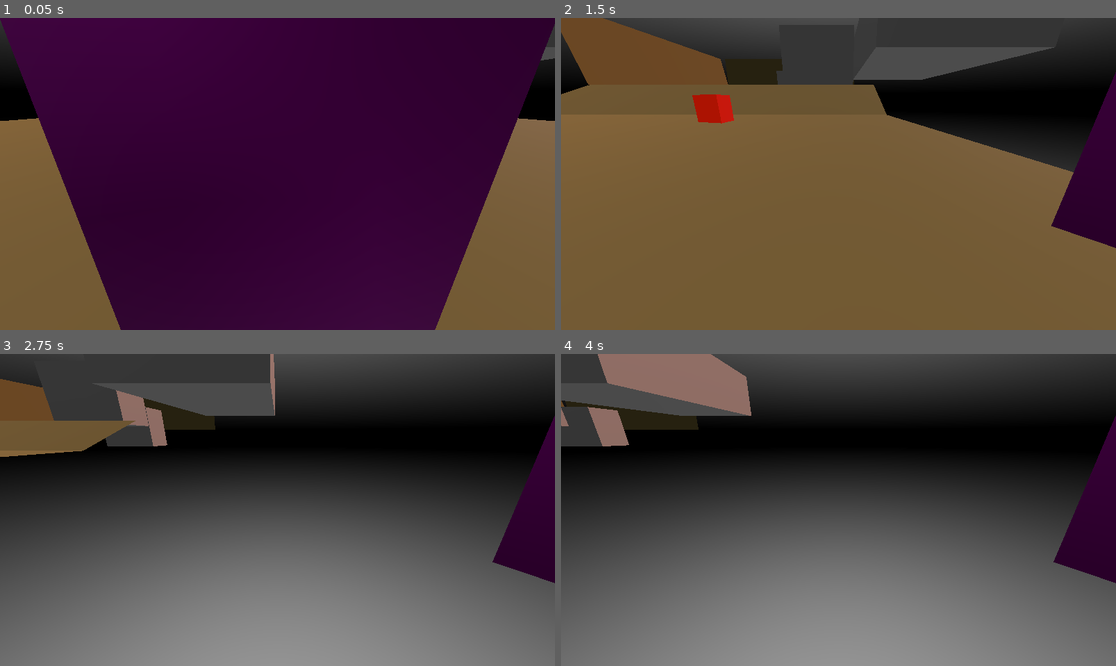
Above: before the commit, frames 1-4 (two rows, left to right).
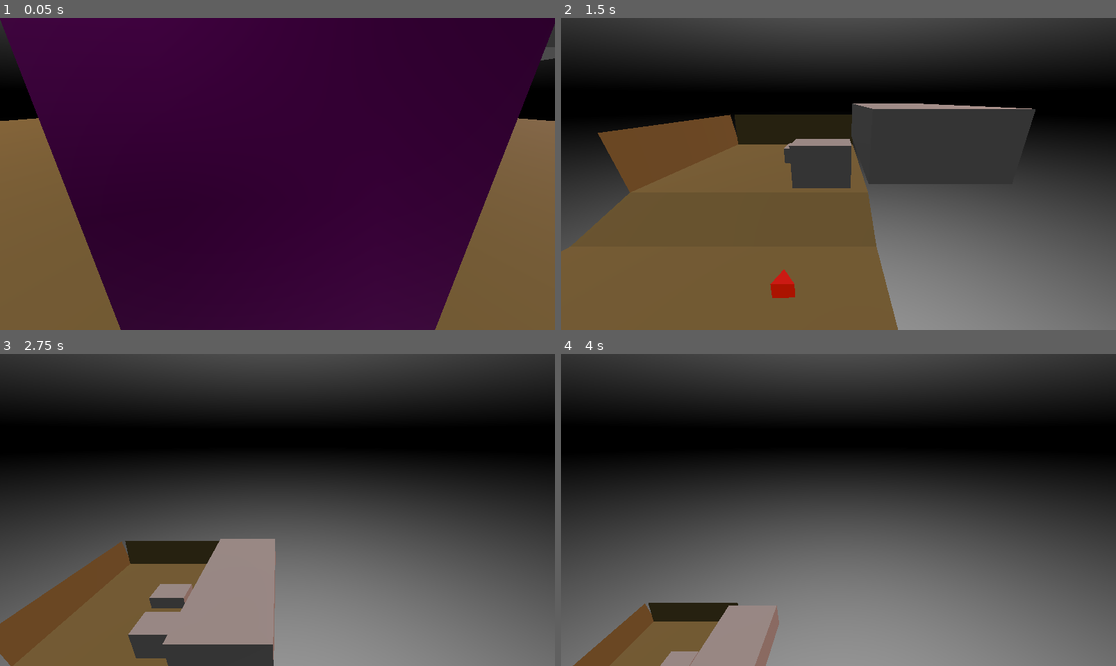
Above: after the commit, the same moments.

Repository: tom-mcgreal11/godot-testing
Game: Godot game, scene res://assets/node_3d.tscn
Same seed, same stepped clock (60 frames per second), same inputs: the game is played once before the commit and once after it.
Inputs (mouse positions are in pixels of both pictures, inside the frame that each line leads up to):
- Up to frame 1 (0.05 s): no input
- Up to frame 2 (1.5 s): move the mouse to (960, 158) at 0.52 s; hold D (move_right) 0.53-1.28 s; tap E (sword) at 0.6 s; tap Space (jump) at 0.77, 0.8, 1.07, 1.35 s; move the mouse to (727, 189) at 1.27 s; hold S (move_backward) from 1.28 s (still down)
- Up to frame 3 (2.75 s): tap Space (jump) at 1.52, 1.82, 2.3 s; tap E (sword) at 1.55 s; move the mouse to (333, 441) at 2.02 s; release S (move_backward) at 2.03 s; hold D (move_right) from 2.03 s (still down); tap Down (look_down) at 2.1 s
- Up to frame 4 (4 s): move the mouse to (810, 572) at 2.77 s; release D (move_right) at 2.78 s; hold W (move_forward) 2.78-3.53 s; tap Up (look_up) at 2.85 s; tap Space (jump) at 3.02, 3.32, 3.77, 3.8 s; tap E (sword) at 3.05 s; move the mouse to (1005, 556) at 3.52 s; hold A (move_left) from 3.53 s (still down); tap Left (rotate_anticlockwise) at 3.6 s

The runs differ from the first frame. In frame 2, 51% of the frame differs, in the area x 0-100%, y 0-100%; in frame 3, 26%; in frame 4, 14%.

Commit message:
Updated AI states, added searching and attacking states, refined player states

Diff:
--- a/assets/entity.tscn
+++ b/assets/entity.tscn
@@ -44,7 +44,7 @@
 visible = false
 
 [node name="CollisionShape3D" type="CollisionShape3D" parent="Vision"]
-transform = Transform3D(2, 0, 0, 0, -1.3113416e-07, -2, 0, 3, -8.742278e-08, 0, 0, -3.4937556)
+transform = Transform3D(4.55, 0, 0, 0, -1.3113416e-07, -2, 0, 3, -8.742278e-08, 0, 0, -3.4937556)
 shape = SubResource("ConvexPolygonShape3D_n0p58")
 
 [node name="VisionTimer" type="Timer" parent="."]
--- a/assets/ship_movement.gd
+++ b/assets/ship_movement.gd
@@ -1,6 +1,7 @@
 extends CharacterBody3D
 
 @onready var ground_speed := 10.0
+@onready var health := 100
 @onready var in_air_speed := 6.0
 @export var gravity: float = -30.0
 @export var jump_strength: float = 15.0
@@ -10,7 +11,7 @@
 @onready var jump_count := 0
 @export var camera: Node3D
 @onready var speed = ground_speed
-enum player_state {MOVING, SWORD, JUMP, DEAD}
+enum player_state {MOVING, SWORD, DEAD}
 var current_state = player_state.MOVING
 
 func _physics_process(delta: float) -> void:
@@ -19,18 +20,20 @@
 	match current_state:
 		player_state.MOVING:
 			move(delta)
-		player_state.JUMP:
-			jump(delta)
 		player_state.SWORD:
 			sword()
 		player_state.DEAD:
-			pass
+			kill()
 
 	if Input.is_action_just_pressed("sword"):
 		current_state = player_state.SWORD
+	if Input.is_action_just_pressed("jump"):
+		jump(delta)
 	#velocity = direction * speed
 	move_and_slide()
 
+func kill():
+	print("YOU DIED")
 
 func sword():
 	pass
@@ -59,7 +62,8 @@
 	# Apply speed
 	velocity.x = move_dir.x * speed
 	velocity.z = move_dir.z * speed
-
+	if not is_on_floor():
+		velocity.y += gravity * delta
 	#rotate(Vector3.RIGHT, 1.0 * delta)
 	#yaw_input = - Input.get_axis("yaw_left", "yaw_right") * yaw_rate
 	#rotate(Vector3.UP, yaw_input * delta)
@@ -85,3 +89,9 @@
 
 func reset_state():
 	current_state = player_state.MOVING
+
+#temp func for onhit:
+func on_hit(damage):
+	health -= damage
+	if health <= 0:
+		current_state = player_state.DEAD
--- a/basic_ai.gd
+++ b/basic_ai.gd
@@ -8,12 +8,16 @@
 var patrol_points: Array[Node] = []
 var patrol_index = 0
 var speed := 5
+var attack_range := 2.0
 var new_target: Vector3
 var player_position
 var player
-@onready var state = "patrol"
 @onready var visRay = $VisionRayCast
 var move = false
+var is_waiting := false
+enum bot_state {PATROL, CHASE, ATTACK, KILL, SEARCH}
+var last_known_player_pos: Vector3 = Vector3.ZERO
+var current_state = bot_state.PATROL
 
 func _ready() -> void:
 	if patrol_points_root:
@@ -31,48 +35,82 @@
 func _physics_process(delta: float) -> void:
 	#print("moving to target:" + str(nav.get_next_path_position()))
 	#scan if player is within range, if so attack player
-	if state == "patrol":
-		set_target(set_next_patrol())
-		patrol()
-	elif state == "attack":
-		attack()
-	elif state == "dead":
-		kill()
-	else:
-		do_nothing()
+	match current_state:
+		bot_state.PATROL:
+			set_target(set_next_patrol())
+			patrol()
+		bot_state.CHASE:
+			if player:
+				var player_pos = player.global_position
+				var dir = (player_pos - global_position).normalized()
+				var stop_pos = player_pos - dir * attack_range
+				nav.set_target_position(stop_pos)
+			chase()
+		bot_state.ATTACK:
+			attack()
+		bot_state.KILL:
+			kill()
+		bot_state.SEARCH:
+			search()
+		_:
+			do_nothing()
 
 func kill():
 	queue_free()
 
+func chase():
+	if not nav.is_navigation_finished():
+		#set_target(player)
+		move_towards()
+	else:
+		velocity = Vector3.ZERO
+		set_state(bot_state.ATTACK)
+		#move_and_slide()
+
 func attack():
-	set_target(player)
-
-	var destination = nav.get_next_path_position()
-	var local_destination = destination - global_position
-	var distance = local_destination.normalized()
-	look_at(destination)
-	velocity = distance * speed
+	#do_an_attack_animation
+	velocity = Vector3.ZERO
 	move_and_slide()
+	await get_tree().create_timer(1.0).timeout
+	set_state(bot_state.CHASE)
 
 func do_nothing():
 	pass
 
+func move_towards():
+	var destination = nav.get_next_path_position()
+	var local_destination = destination - global_position
+	var distance = local_destination.normalized()
+	velocity = distance * speed
+	look_at(destination)
+	#set_velocity_to_target(new_target)
+	move_and_slide()
+
 func patrol():
+	if is_waiting or patrol_points.is_empty():
+		return
+
 	if not nav.is_navigation_finished():
-		var destination = nav.get_next_path_position()
-		var local_destination = destination - global_position
-		var distance = local_destination.normalized()
-		velocity = distance * speed
-		look_at(destination)
-		#set_velocity_to_target(new_target)
+		move_towards()
+	else:
+		#await get_tree().create_timer(1).timeout
+		velocity = Vector3.ZERO
 		move_and_slide()
-	else:
-		patrol_index = (patrol_index + 1) % patrol_points.size()
-		set_target(set_next_patrol())
+		start_wait()
+		#patrol_index = (patrol_index + 1) % patrol_points.size()
+		#set_target(set_next_patrol())
 
 
+func start_wait():
+	is_waiting = true
+	await get_tree().create_timer(randf_range(1.0, 2.0)).timeout  # wait 1–2 seconds
+	# Move to next patrol point
+	patrol_index = (patrol_index + 1) % patrol_points.size()
+	set_target(set_next_patrol())
+	is_waiting = false
+
 func set_state(new_state):
-	state = new_state
+	current_state = new_state
 
 func set_target(target):
 	nav.set_target_position(target.global_transform.origin)
@@ -82,31 +120,72 @@
 	return target_point
 
 
+#func _on_vision_timer_timeout() -> void:
+	#var overlaps = $Vision.get_overlapping_bodies()
+	#if overlaps.size() > 0:
+		#for overlap in overlaps:
+			#if overlap.name == "Player":
+				#player = overlap
+				#player_position = overlap.global_transform.origin
+				#visRay.look_at(player_position, Vector3.UP)
+				#visRay.force_raycast_update()
+				#
+				#if visRay.is_colliding():
+					#var collider = visRay.get_collider()
+					#if collider.name == "Player":
+						#set_state(bot_state.CHASE)
+						#visRay.debug_shape_custom_color = Color(174,0,0)
+					#else:
+						#set_state(bot_state.PATROL)
+						#visRay.debug_shape_custom_color = Color(0,255,0)
+			#else:
+				#set_state(bot_state.PATROL)
+				#visRay.debug_shape_custom_color = Color(174,0,200)
+
 func _on_vision_timer_timeout() -> void:
 	var overlaps = $Vision.get_overlapping_bodies()
-	if overlaps.size() > 0:
-		for overlap in overlaps:
-			if overlap.name == "Player":
-				player = overlap
-				player_position = overlap.global_transform.origin
-				visRay.look_at(player_position, Vector3.UP)
-				visRay.force_raycast_update()
+	var saw_player := false
 
-				if visRay.is_colliding():
-					var collider = visRay.get_collider()
-					if collider.name == "Player":
-						set_state("attack")
-						visRay.debug_shape_custom_color = Color(174,0,0)
-					else:
-						set_state("patrol")
-						visRay.debug_shape_custom_color = Color(0,255,0)
-			else:
-				set_state("patrol")
-				visRay.debug_shape_custom_color = Color(174,0,200)
+	for overlap in overlaps:
+		if overlap.name == "Player":
+			player = overlap
+			player_position = player.global_position
+			visRay.look_at(player_position, Vector3.UP)
+			visRay.force_raycast_update()
 
+			if visRay.is_colliding():
+				var collider = visRay.get_collider()
+				if collider.name == "Player":
+					# ✅ Player is visible
+					saw_player = true
+					last_known_player_pos = player_position
+					set_state(bot_state.CHASE)
+					visRay.debug_shape_custom_color = Color(1, 0, 0)  # red
+					break  # found player; stop checking others
+
+	# ✅ If we didn't see the player this tick
+	if not saw_player and current_state != bot_state.SEARCH:
+		if last_known_player_pos != Vector3.ZERO:
+			set_state(bot_state.SEARCH)
+			visRay.debug_shape_custom_color = Color(0, 0.7, 1)  # cyan
+		else:
+			set_state(bot_state.PATROL)
+			visRay.debug_shape_custom_color = Color(0, 1, 0)  # green
+
+func search():
+	if not nav.is_navigation_finished():
+		# Move toward the last seen position
+		nav.set_target_position(last_known_player_pos)
+		move_towards()
+	else:
+		# Arrived at last known position
+		velocity = Vector3.ZERO
+		move_and_slide()
+		await get_tree().create_timer(2.0).timeout  # wait a bit
+		set_state(bot_state.PATROL)
 
 func _on_hitbox_area_entered(area: Area3D) -> void:
 	if area.is_in_group("sword"):
 		health -= 25
 		if health <= 0:
-			state = "dead"
+			current_state = bot_state.KILL
